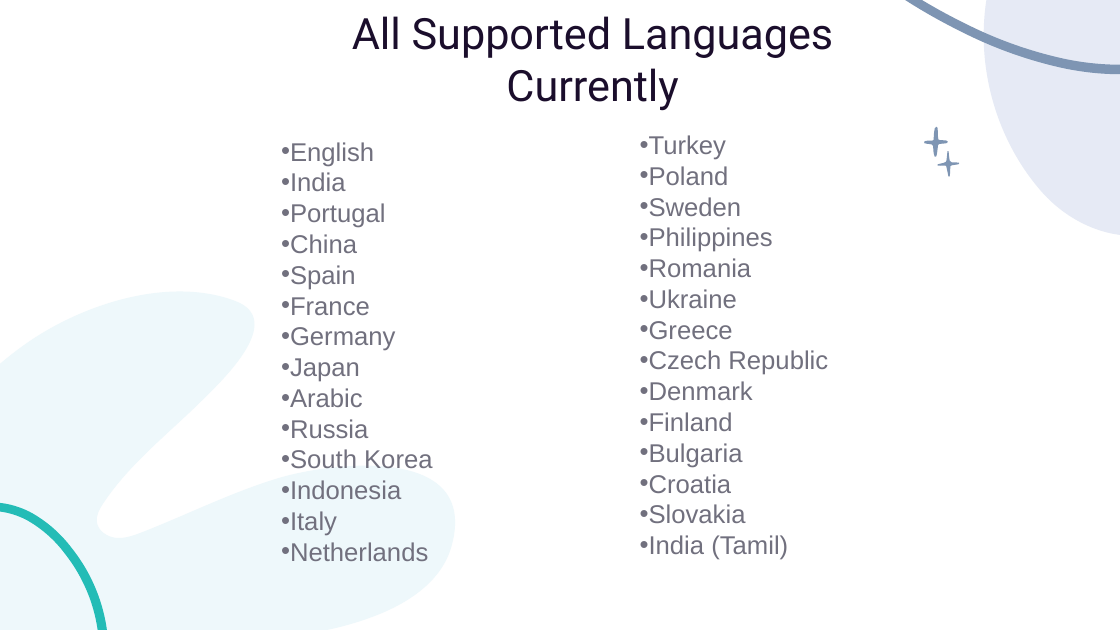
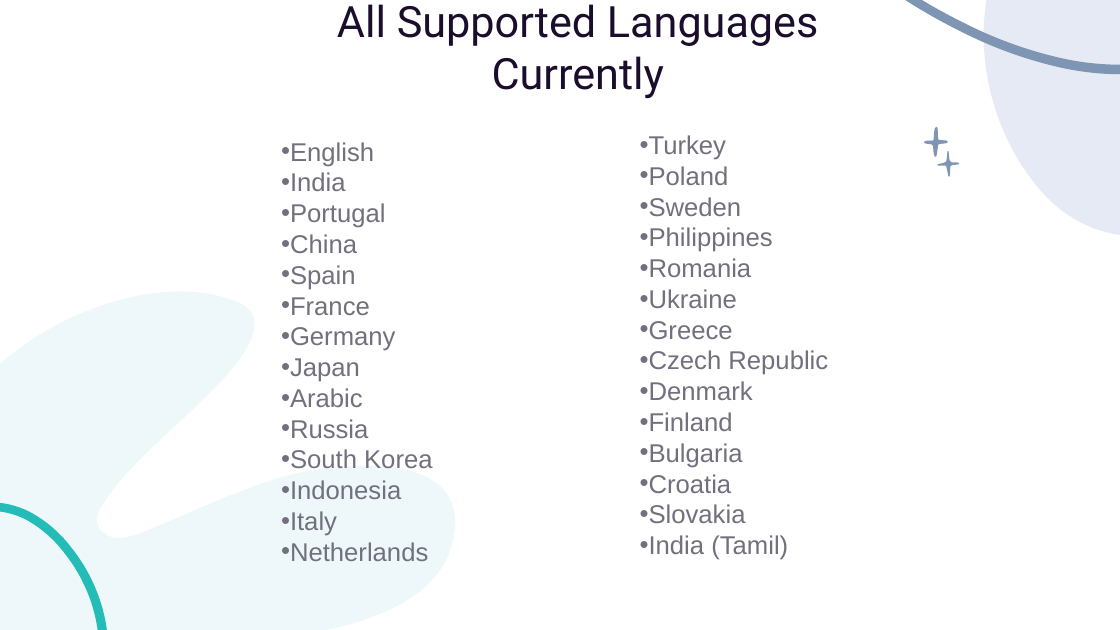
Before and after one commit to MohamedRatiq/compass-hackathon-rabyte, a slide deck: slide 7 of RABYTE_PPT.pptx. Drawn at 1120x630 pixels with LibreOffice and Linux fonts; fonts in the diff are those of the drawing. Boxes give left, top, right and bottom in pixels: in the first picture for what was removed or moved away, otherwise in the second. Text is boxed around its words. In the diff, an @@ line names an element or a change of style, - is before the commit and + after.

```diff
--- a/RABYTE_PPT.pptx
+++ b/RABYTE_PPT.pptx
@@ text "All Supported Languages Currently": place and size @@
-text "All Supported Languages Currently" at (352,16,833,111)
+text "All Supported Languages Currently" at (337,4,818,99)
```
Also in this commit, not shown: 1 slide added.
